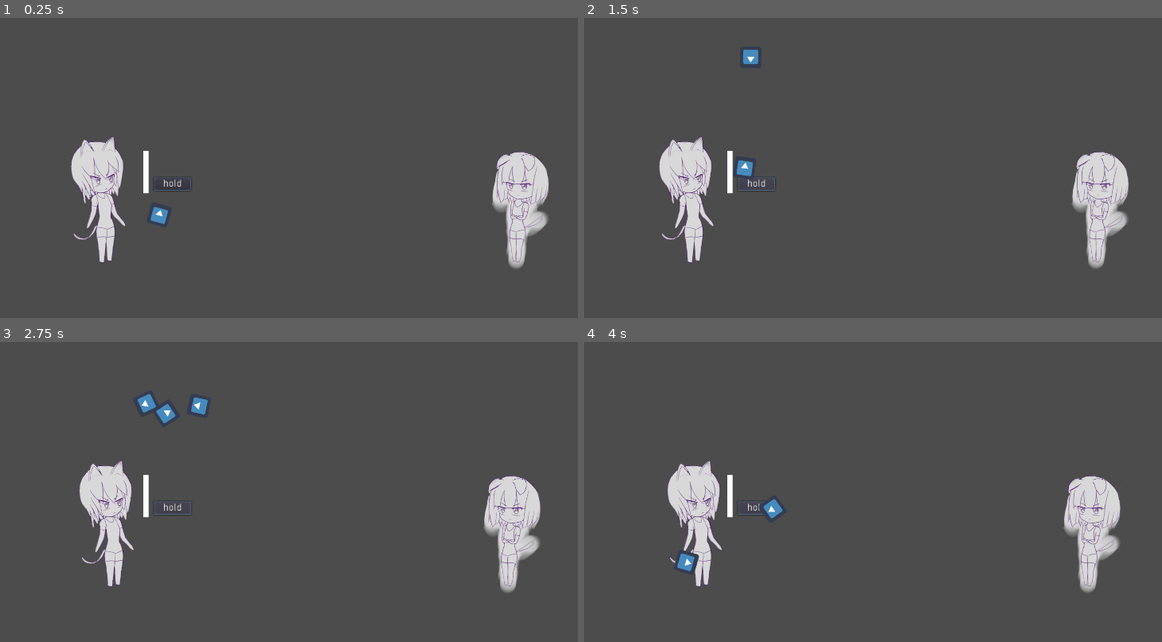
Above: before the commit, frames 1-4 (two rows, left to right).
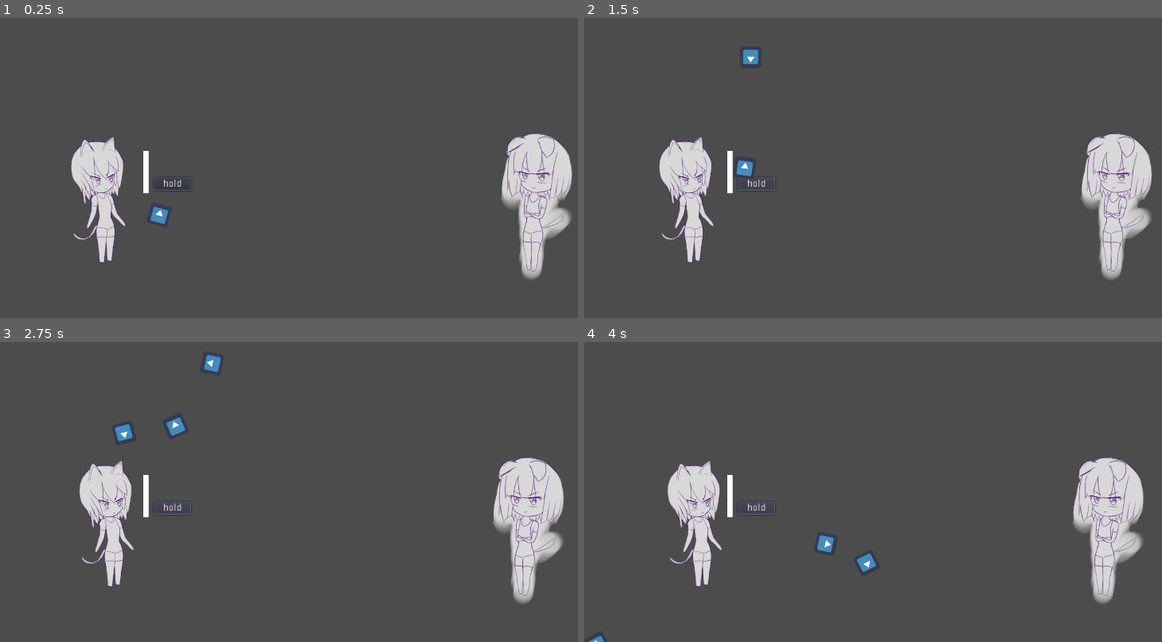
Above: after the commit, the same moments.

Repository: BeatMil/cat_vs_dog
Game: Godot game, scene res://scene/fight.tscn
Same seed, same stepped clock (60 frames per second), same inputs: the game is played once before the commit and once after it. The engine's default icon, where the game draws it, is replaced by a stand-in: a white triangle on a blue panel in a dark square.
Inputs:
- Up to frame 1 (0.25 s): no input
- Up to frame 2 (1.5 s): click "hold" at 0.5 s; click "hold" at 1.25 s
- Up to frame 3 (2.75 s): click "hold" at 2 s
- Up to frame 4 (4 s): no input

The runs differ from the first frame. In frame 1, 3.7% of the frame differs, in the area x 85-100%, y 38-88%; in frame 2, 3.7%; in frame 3, 4.5%, in the area x 19-98%, y 4-88%; in frame 4, 4.3%.

Commit message:
modified:   script/ball.gd         set bounciness to 1
	new file:   prefabs/dog.tscn
        added hurtbox to dog

Diff:
--- /dev/null
+++ b/prefabs/dog.tscn
@@ -0,0 +1,18 @@
+[gd_scene load_steps=3 format=2]
+
+[ext_resource path="res://media/dog/dog.png" type="Texture" id=1]
+
+[sub_resource type="RectangleShape2D" id=1]
+extents = Vector2( 64, 192 )
+
+[node name="dog" type="Node2D"]
+
+[node name="dog" type="Sprite" parent="."]
+texture = ExtResource( 1 )
+flip_h = true
+
+[node name="StaticBody2D" type="StaticBody2D" parent="."]
+
+[node name="CollisionShape2D" type="CollisionShape2D" parent="StaticBody2D"]
+position = Vector2( 0, 32 )
+shape = SubResource( 1 )
--- a/scene/fight.tscn
+++ b/scene/fight.tscn
@@ -1,7 +1,7 @@
 [gd_scene load_steps=6 format=2]
 
 [ext_resource path="res://media/cat/cat.png" type="Texture" id=1]
-[ext_resource path="res://media/dog/dog.png" type="Texture" id=2]
+[ext_resource path="res://prefabs/dog.tscn" type="PackedScene" id=2]
 [ext_resource path="res://script/fight.gd" type="Script" id=3]
 [ext_resource path="res://prefabs/ball.tscn" type="PackedScene" id=4]
 [ext_resource path="res://prefabs/power_bar.tscn" type="PackedScene" id=5]
@@ -17,16 +17,13 @@
 scale = Vector2( 0.8, 0.8 )
 texture = ExtResource( 1 )
 
-[node name="dog" type="Sprite" parent="."]
-position = Vector2( 1568, 736 )
-scale = Vector2( 0.8, 0.8 )
-texture = ExtResource( 2 )
-flip_h = true
-
 [node name="power_bar" parent="." instance=ExtResource( 5 )]
 margin_left = 432.0
 margin_top = 576.0
 margin_right = 432.0
 margin_bottom = 576.0
 rect_scale = Vector2( 2, 2 )
+
+[node name="dog" parent="." instance=ExtResource( 2 )]
+position = Vector2( 1616, 720 )
 [connection signal="fire" from="power_bar" to="." method="_on_power_bar_fire"]
--- a/script/ball.gd
+++ b/script/ball.gd
@@ -6,6 +6,7 @@
 var POWER = Vector2(100,-800)
 
 func _ready():
+	set_bounce(1)
 	set_gravity_scale(6)
 	add_torque(5000)
 
